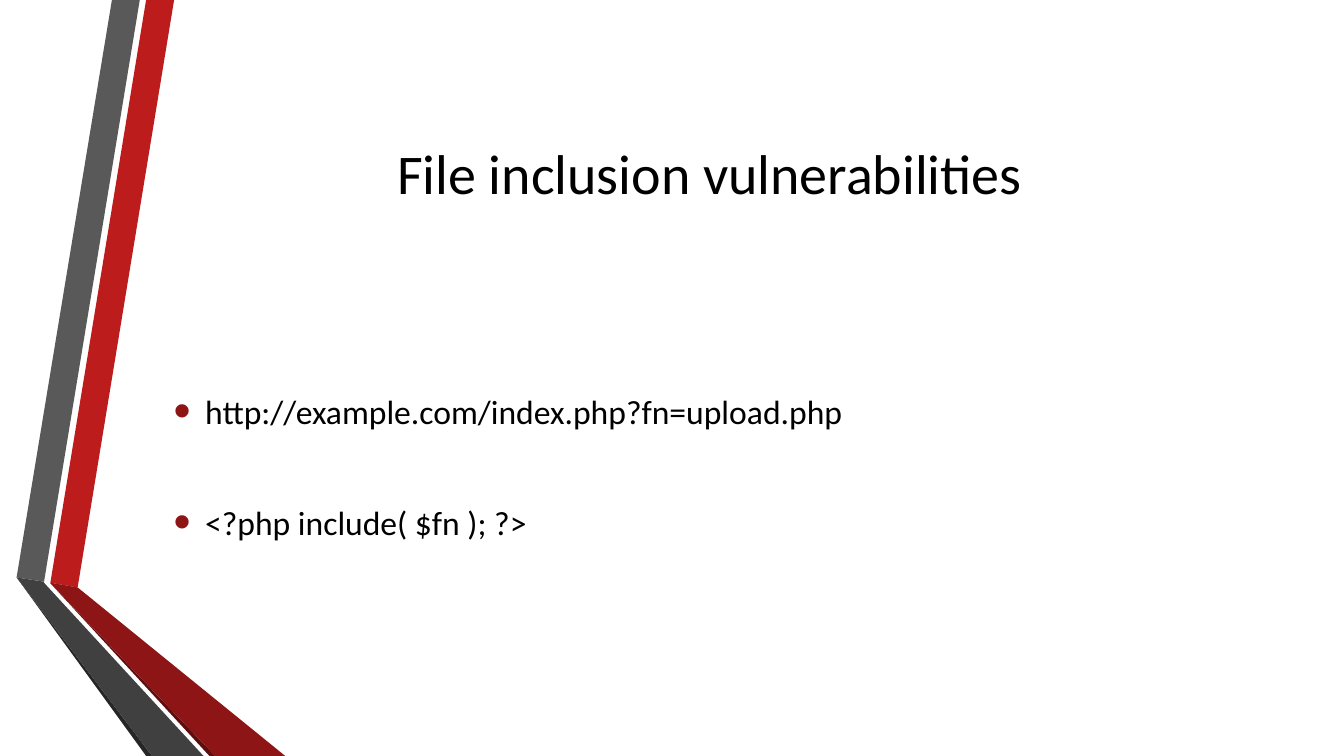
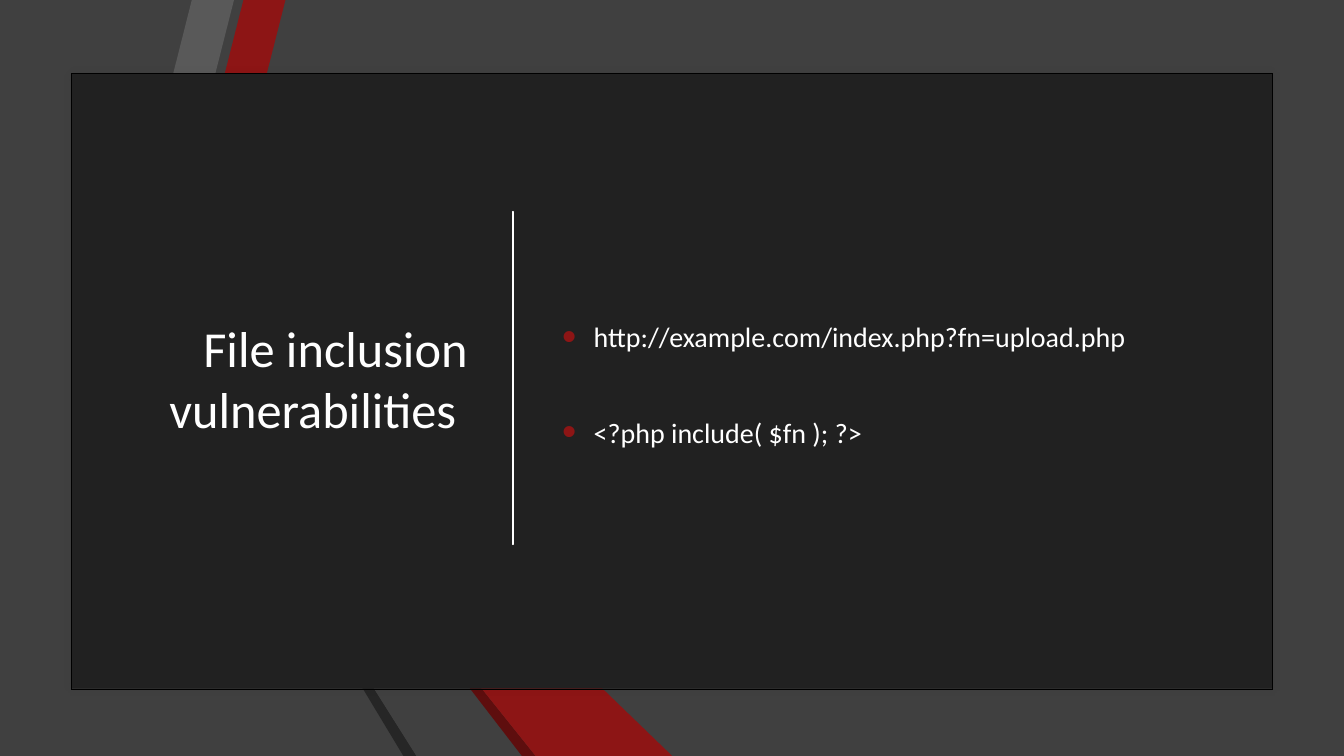
Before and after one commit to umisc/workshops, a slide deck: slide 10 of Workshop_2/workshop-2-slides.pptx. Drawn at 1344x756 pixels with LibreOffice and Linux fonts; fonts in the diff are those of the drawing; background and template pictures are left out. Boxes give left, top, right and bottom in pixels: in the first picture for what was removed or moved away, otherwise in the second. Text is boxed around its words. In the diff, an @@ line names an element or a change of style, - is before the commit and + after.

```diff
--- a/Workshop_2/workshop-2-slides.pptx
+++ b/Workshop_2/workshop-2-slides.pptx
@@ background picture (left out) to #212121 @@
@@ rectangle added at [0,0,1344,756], fill #404040 @@
@@ freeform shape at [16,0,139,582]: fill #595959 to #FFFFFF @@
@@ rectangle added at [72,74,1272,689], fill #212121, outline #000000 0.25 pt @@
@@ title "File inclusion vulnerabilities": place and size @@
-title "File inclusion vulnerabilities" at [397,155,1022,195]
+title "File inclusion vulnerabilities" at [169,332,468,429]
@@ title "File inclusion vulnerabilities" at [169,332,468,429]: size 40 to 36 pt, text colour #000000 to #FFFFFF; alignment centre to right @@
@@ text "http://example.com/index.php?fn=upload.php": place and size @@
-text "http://example.com/index.php?fn=upload.php" at [205,400,842,541]
+text "http://example.com/index.php?fn=upload.php" at [594,327,1125,448]
@@ text "http://example.com/index.php?fn=upload.php" at [594,327,1125,448]: size 24 to 20 pt, text colour #000000 to #FFFFFF @@
@@ line added from (513, 212) to (513, 544), #FFFFFF 1.25 pt @@
@@ group added at [120,0,674,756]: 6 freeform shapes @@
@@ freeform shape at [16,578,151,756]: fill #262626 to #FFFFFF @@
@@ freeform shape at [16,578,203,756]: fill #404040 to #FFFFFF @@
```
Also in this commit, not shown: 12 other slides changed, 2 slides added, 1 slide removed.
